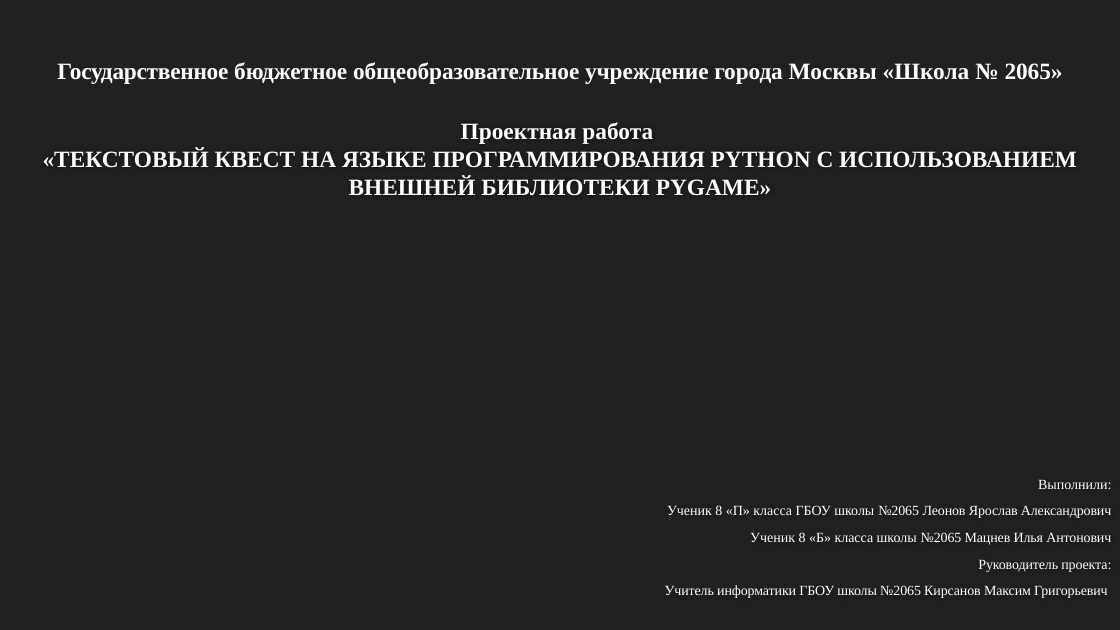
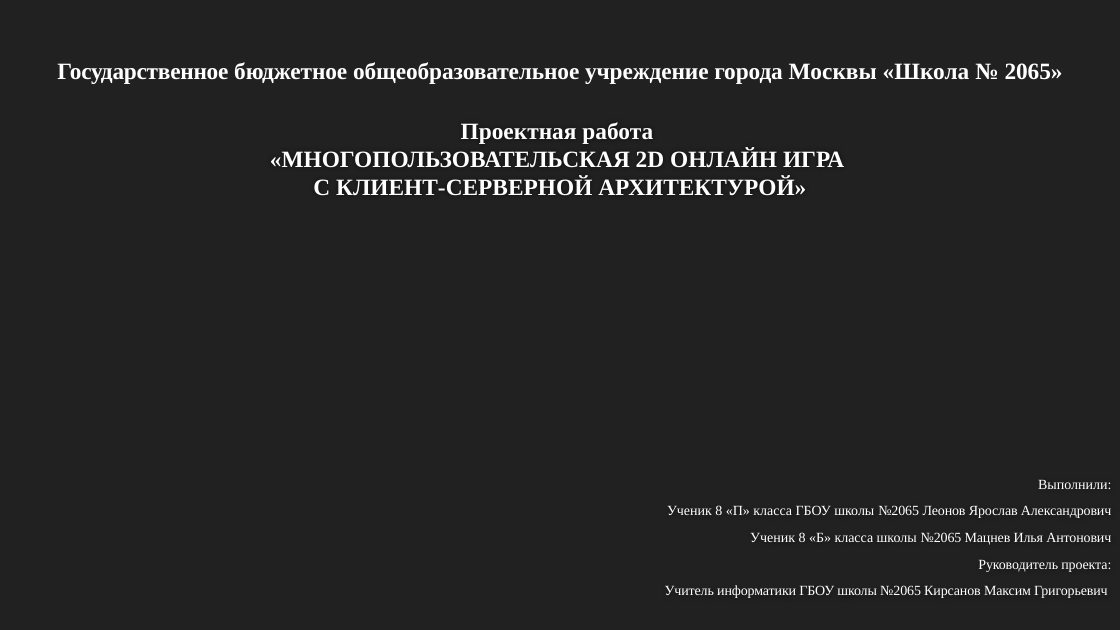
Before and after one commit to leagueofadventures/origin, a slide deck: slide 1 of Документация/origin.pptx. Drawn at 1120x630 pixels with LibreOffice and Linux fonts; fonts in the diff are those of the drawing; background and template pictures are left out. Boxes give left, top, right and bottom in pixels: in the first picture for what was removed or moved away, otherwise in the second. Text is boxed around its words. In the diff, an @@ line names an element or a change of style, - is before the commit and + after.

Commit message:
Обновлена проектная документация

```diff
--- a/Документация/origin.pptx
+++ b/Документация/origin.pptx
@@ title at (270, 122, 844, 196): text changed @@
-Проектная работа
-«ТЕКСТОВЫЙ КВЕСТ НА ЯЗЫКЕ ПРОГРАММИРОВАНИЯ PYTHON С ИСПОЛЬЗОВАНИЕМ ВНЕШНЕЙ БИБЛИОТЕКИ PYGAME»
+Проектная работа
+«МНОГОПОЛЬЗОВАТЕЛЬСКАЯ 2D ОНЛАЙН ИГРА
+С КЛИЕНТ-СЕРВЕРНОЙ АРХИТЕКТУРОЙ»
```
Also in this commit, not shown: 1 other file.
